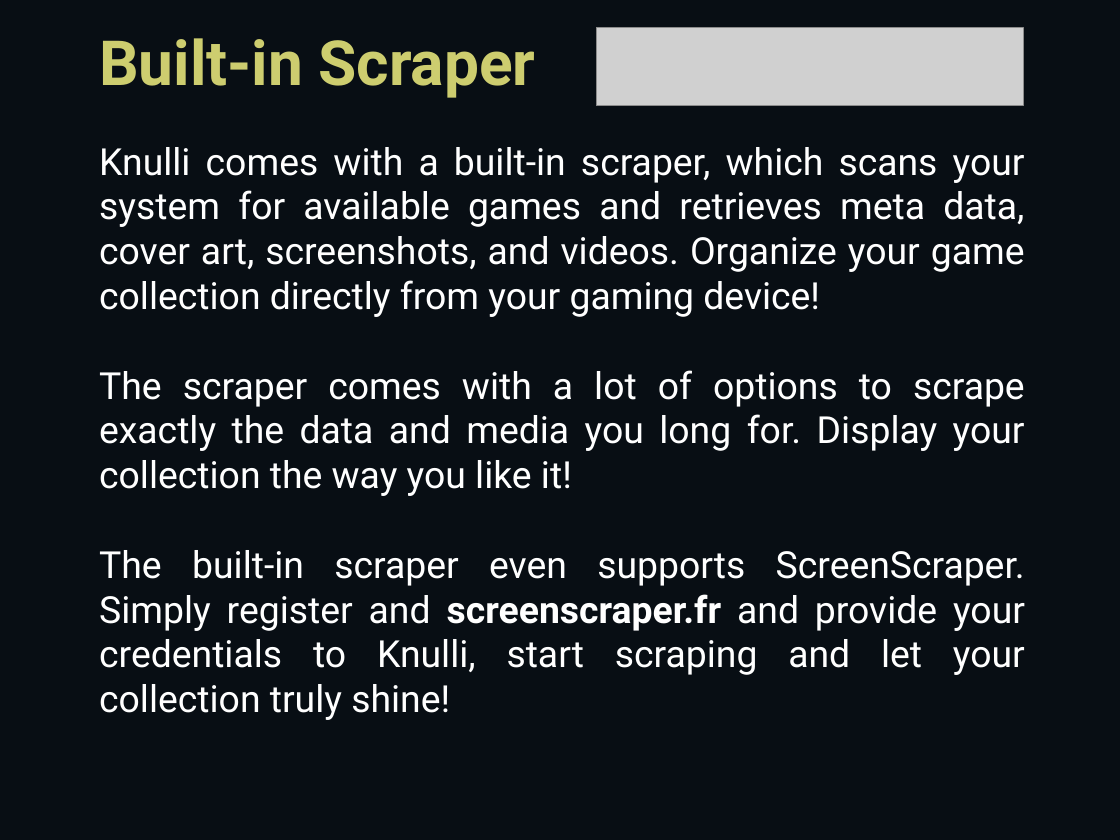
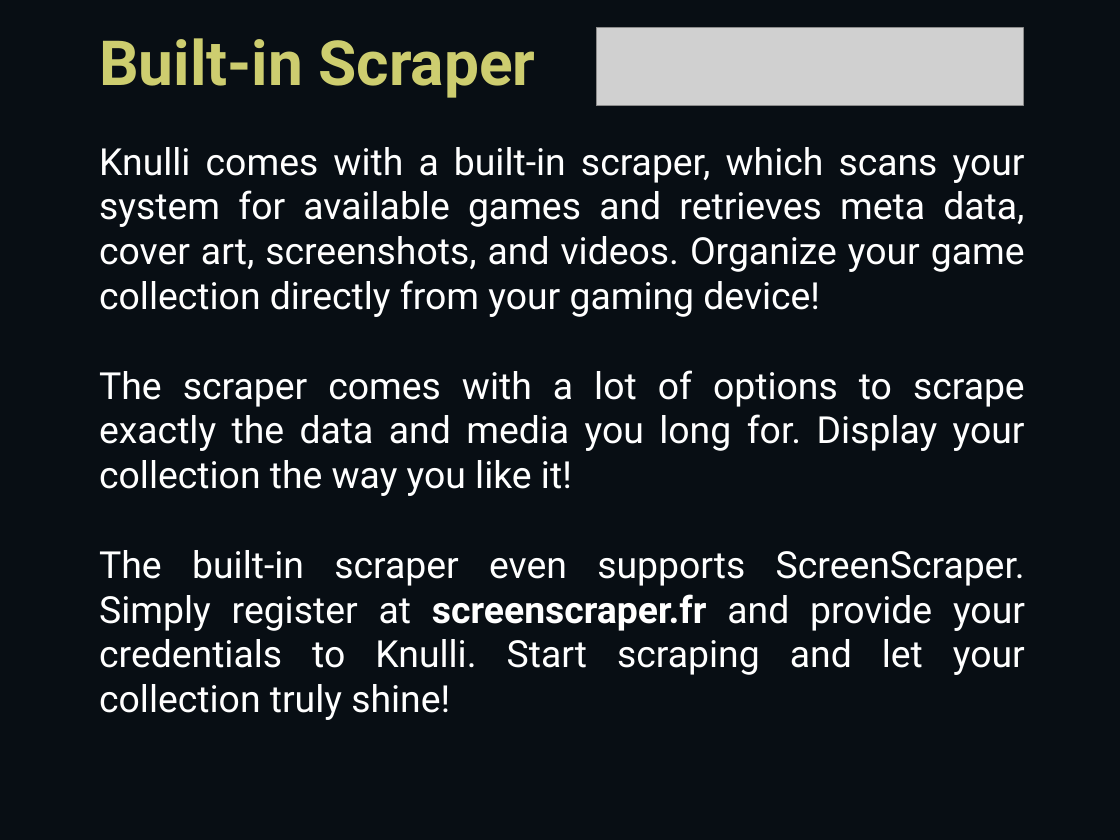
Before and after one commit to knulli-cfw/knulli-notice, a slide deck: slide 17 of notice.odp. Drawn at 1120x840 pixels with LibreOffice and Linux fonts; fonts in the diff are those of the drawing; grey boxes stand for pictures. Boxes give left, top, right and bottom in pixels: in the first picture for what was removed or moved away, otherwise in the second. Text is boxed around its words. In the diff, an @@ line names an element or a change of style, - is before the commit and + after.

```diff
--- a/notice.odp
+++ b/notice.odp
@@ text at (99,550,1025,720): text changed @@
-The built-in scraper even supports ScreenScraper. Simply register and screenscraper.fr and provide your credentials to Knulli, start scraping and let your collection truly shine!
+The built-in scraper even supports ScreenScraper. Simply register at screenscraper.fr and provide your credentials to Knulli. Start scraping and let your collection truly shine!
```
Also in this commit, not shown: 1 other file.
